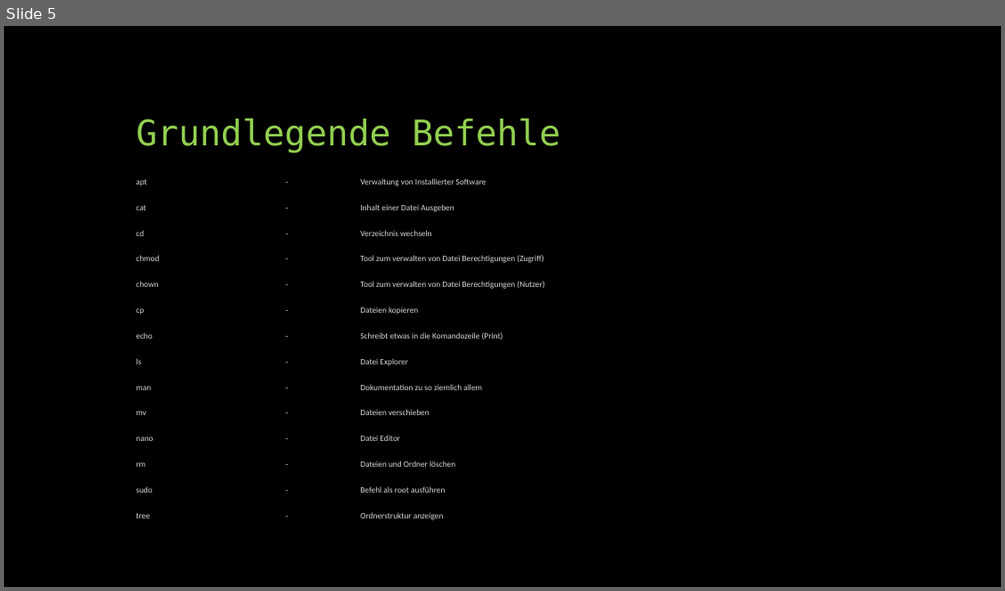
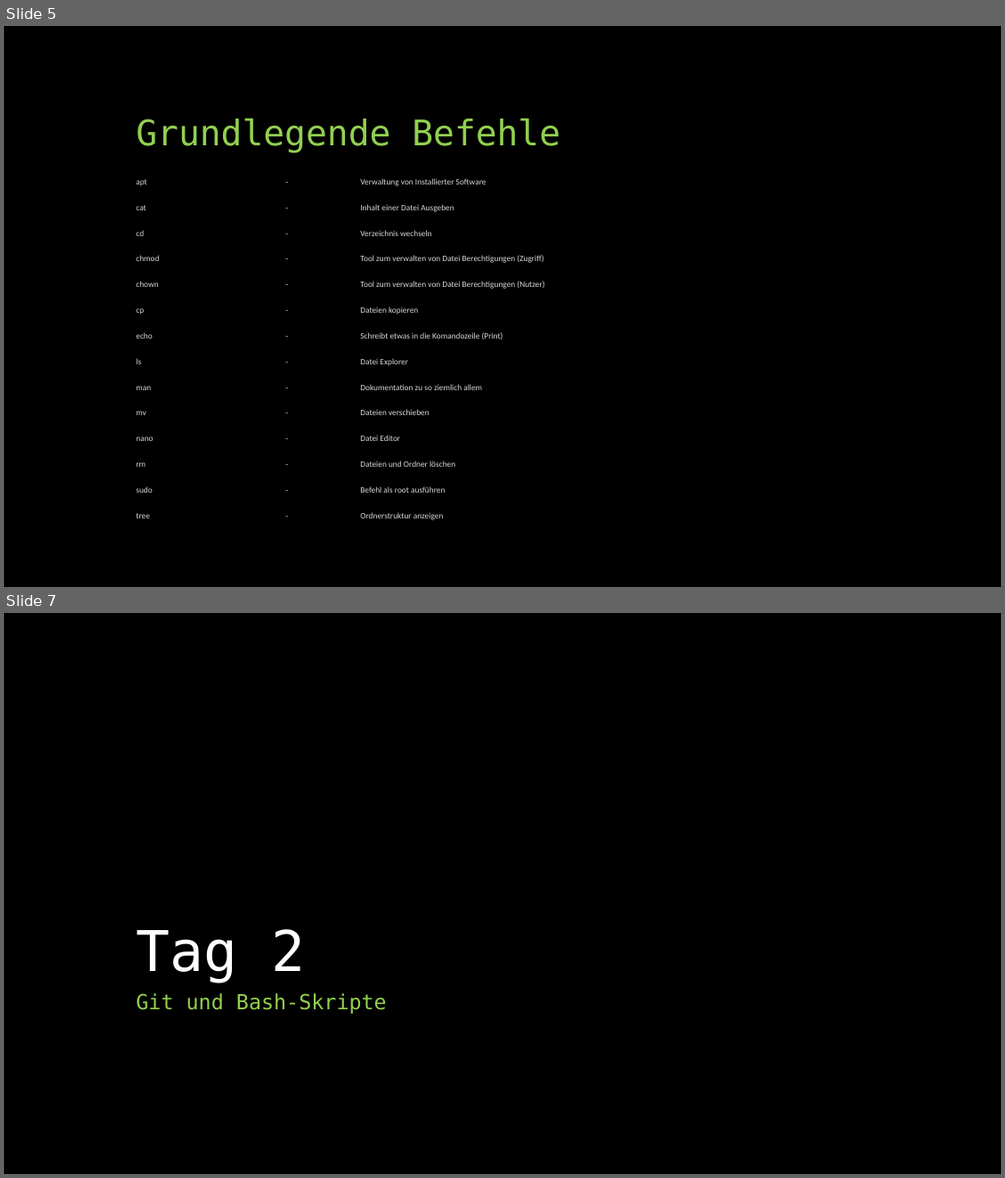
Before and after one commit to fwidder/Linux1x1, a slide deck: Linux 1x1.pptx. Shown one above the other, each under a label of ours: slide 5 before the commit, slides 5 and 7 after it; the slides between them are not shown. The pictures are 1005x591 and 1005x1178 pixels, drawn with LibreOffice and Linux fonts; fonts in the diff are those of the drawing. Boxes give left, top, right and bottom in pixels: in the first picture for what was removed or moved away, otherwise in the second. Text is boxed around its words. In the diff, an @@ line names an element or a change of style, - is before the commit and + after.

```diff
--- a/Linux 1x1.pptx
+++ b/Linux 1x1.pptx
@@ slide 7 added at bbox=[4, 613, 1001, 1174], background #000000 @@
@@ title added at bbox=[136, 929, 305, 982], 54 pt, text #FFFFFF @@
+Tag 2
@@ text added at bbox=[136, 993, 387, 1013], 20 pt, text #92D050 @@
+Git und Bash-Skripte
```
Also in this commit, not shown: 4 other slides added.
